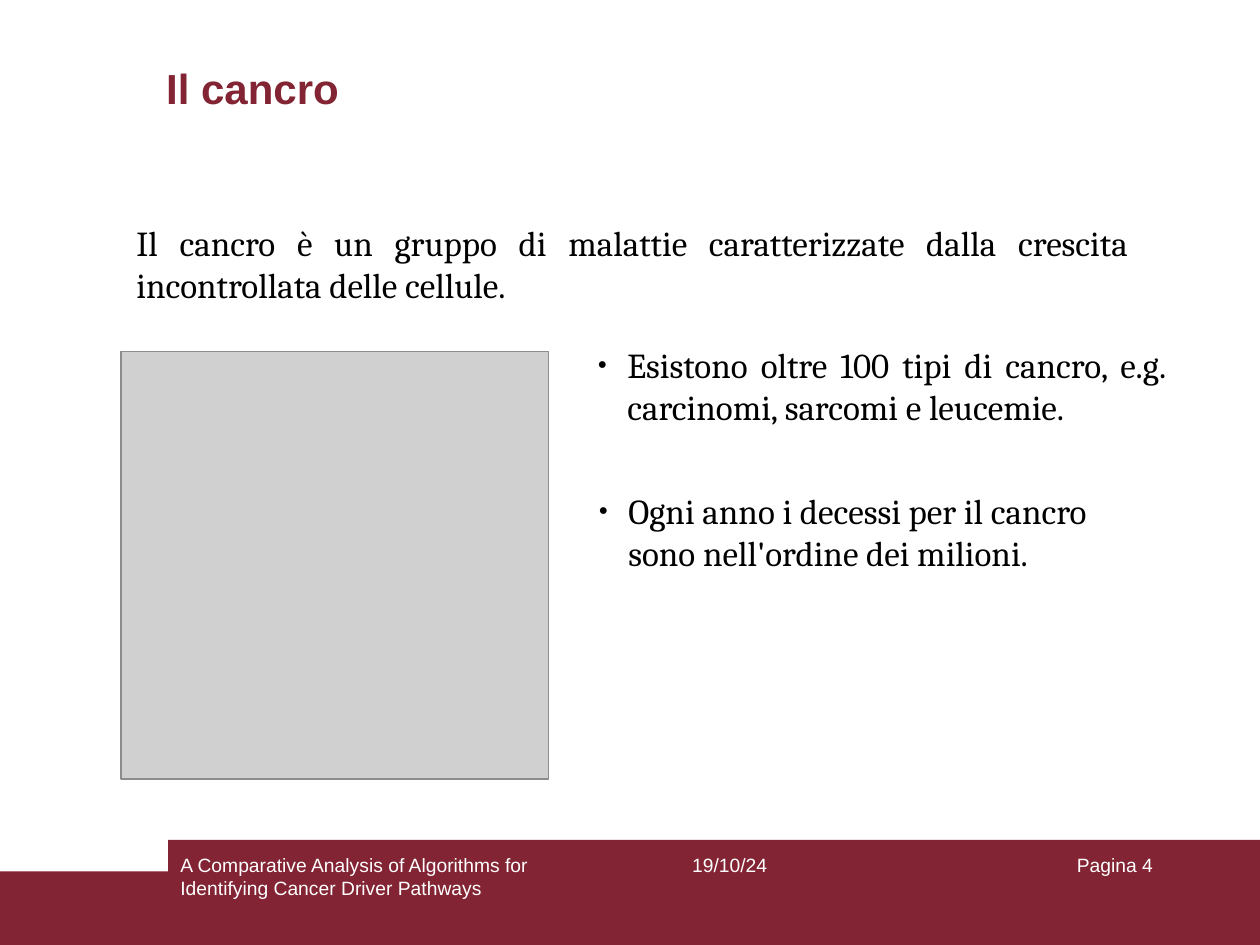
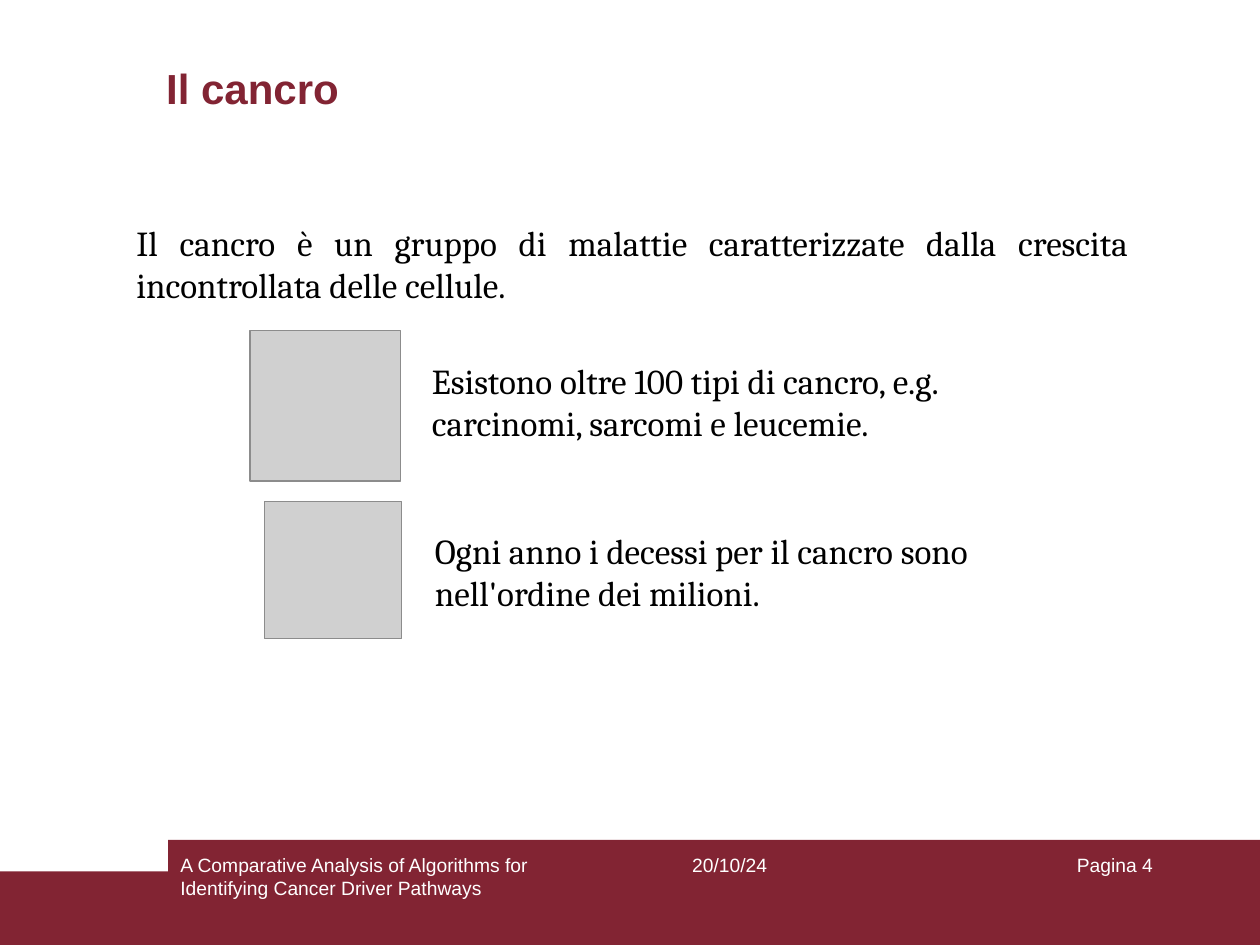
Before and after one commit to aflaag/bsc-thesis, a slide deck: slide 4 of presentation/slides.odp. Drawn at 1260x945 pixels with LibreOffice and Linux fonts; fonts in the diff are those of the drawing; grey boxes stand for pictures. Boxes give left, top, right and bottom in pixels: in the first picture for what was removed or moved away, otherwise in the second. Text is boxed around its words. In the diff, an @@ line names an element or a change of style, - is before the commit and + after.

```diff
--- a/presentation/slides.odp
+++ b/presentation/slides.odp
@@ picture added at [251,330,401,480] @@
@@ text "Esistono oltre 100 tipi di ...": place and size @@
-text "Esistono oltre 100 tipi di ..." at [627,353,1166,425]
+text "Esistono oltre 100 tipi di ..." at [432,369,939,441]
@@ text "Esistono oltre 100 tipi di ..." at [432,369,939,441]: alignment justified to left; bullet ● to none @@
@@ picture: place and size @@
-picture at [121,352,548,779]
+picture at [265,501,402,639]
@@ text "Ogni anno i decessi per ...": place and size @@
-text "Ogni anno i decessi per ..." at [628,499,1087,567]
+text "Ogni anno i decessi per ..." at [435,539,968,607]
@@ text "Ogni anno i decessi per ..." at [435,539,968,607]: bullet ● to none @@
@@ text at [692,858,767,873]: text changed @@
-19/10/24
+20/10/24
```
Also in this commit, not shown: 76 other slides changed, 2 other files.
